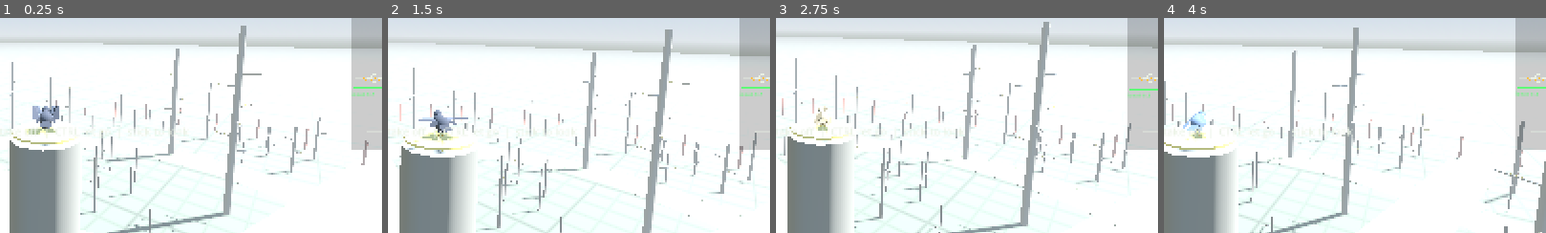
Above: before the commit, frames 1-4 (left to right).
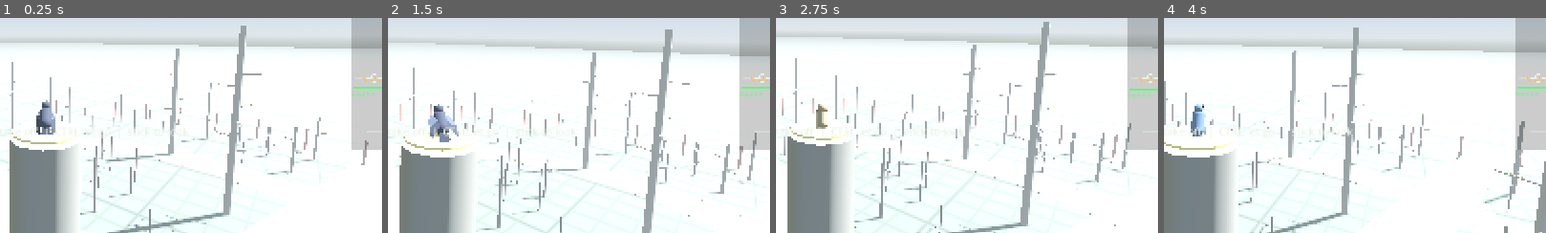
Above: after the commit, the same moments.

Repository: afaucher/flap
Game: Godot game, scene res://scenes/boot.tscn
The game is run twice, just before and just after one commit, with the same random seed, the same clock (stepped at 60 frames per second) and the same inputs.
Inputs (mouse positions are % of the whole screen's width and height, from its top left):
- Up to frame 1 (0.25 s): no input
- Up to frame 2 (1.5 s): tap Enter at 0.5 s; move the mouse to (72, 45) at 0.52 s; hold Space (flap) 0.53-1.28 s; click (72, 45) at 0.67 s; move the mouse to (45, 50) at 1.27 s; tap 1 (bird_1) at 1.35 s
- Up to frame 3 (2.75 s): tap Space (flap) at 1.52, 1.55, 1.82 s; move the mouse to (52, 48) at 2.02 s; hold Space (flap) from 2.03 s (still down); tap 2 (bird_2) at 2.1 s
- Up to frame 4 (4 s): move the mouse to (49, 52) at 2.77 s; release Space (flap) at 2.78 s; tap 3 (bird_3) at 2.85 s; tap Space (flap) at 3.02, 3.05, 3.32 s; move the mouse to (57, 51) at 3.52 s; hold Space (flap) from 3.53 s (still down); tap 4 (bird_4) at 3.6 s
The pictures show only the part of the screen within x 44-94%, y 36-86%; the shares and areas given below are measured in that part.

The runs differ from the first frame. In frame 1, 0.7% of the frame differs, in the area x 7-16%, y 39-60%; in frame 2, 0.8%, in the area x 5-21%, y 40-64%; in frame 3, 0.3%; in frame 4, 0.5%.

Commit message:
Species perch posture and a Z-fold that lies on the flank
Sitting birds pitch per species (BirdRig.POSE: crow 35, hawk 60, falcon 65,
owl 72, sparrow 25 deg; tail angle per species). The folded wing is placed
as a Z on the side of the body: humerus back to an elbow on the flank,
forearm forward to the wrist at the front of the breast, hand back. The old
IK pole lifted the elbow 0.1-0.26 body lengths above the back, so the wings
stood up like a raised V and looked detached. test_bird_rig now checks every
folded joint and feather base lies on the body capsule. A/B sheets in
docs/images (pose_side, fold_front).

Co-Authored-By: Claude Opus 5.5 <noreply@anthropic.com>

Diff:
--- a/scripts/app/rig_gallery.gd
+++ b/scripts/app/rig_gallery.gd
@@ -21,6 +21,7 @@
 	var view := Boot.arg_value(args, "--view")
 	var only := Boot.arg_value(args, "--only")
 	BirdRig.plain_feathers = not args.has("--feather-shader")
+	BirdRig.flat_perch = args.has("--flat-perch")
 	var sun_arg := Boot.arg_value(args, "--sun")
 	var time_arg := Boot.arg_value(args, "--time")
 	if time_arg != "":
@@ -118,13 +119,18 @@
 				r.flap = deg_to_rad(10.0 + 45.0 * cos(ph * TAU))
 				r.hand_lift = 50.0 * sin((ph - 0.5) * TAU) if ph > 0.5 else 0.0
 			"folded":
+				# Perched: the species' posture, tail at its angle, feet gripping a branch under the body.
+				var pose: Dictionary = BirdRig.POSE.get(r.profile.id, BirdRig.POSE["crow"])
+				r.rotation_degrees.x = 0.0 if BirdRig.flat_perch else float(pose.perch_pitch)
 				r.fold = 1.0
 				r.flap = deg_to_rad(-10.0)
 				r.slot = 0.0
 				r.tail_spread = 0.0
+				r.tail_pitch = deg_to_rad(float(pose.tail_down)) if not BirdRig.flat_perch else 0.15
 				r.toe_grip = 1.0
 				for i in 2:
-					r.foot_targets[i] = r._hip[i] + Vector3(BirdRig.SIDES[i] * 0.0, -r._L * 0.3, 0.0)
+					var grip_world := r.position + Vector3(BirdRig.SIDES[i] * r._L * 0.04, -r._L * 0.35, 0.0)
+					r.foot_targets[i] = r.transform.affine_inverse() * grip_world
 			"flare":
 				r.flap = deg_to_rad(25.0)
 				r.sweep = 12.0
--- a/scripts/bird/bird.gd
+++ b/scripts/bird/bird.gd
@@ -45,7 +45,8 @@
 var candidate_grip := Vector3.ZERO   ## the candidate's grip point nearest the bird
 var perch_grip := Vector3.ZERO       ## where the feet hold on (landing on / sitting on `perch`)
 var _land_facing := Vector3.FORWARD
-var sit_pitch_deg := 0.0             ## body pitch when perched (+ = upright); set per species
+var sit_pitch_deg := 0.0             ## body pitch when perched (+ = upright); per species (BirdRig.POSE)
+var ground_pitch_deg := 0.0          ## ... and standing on the ground
 var perch_assist := 0.6        ## 0..1: auto-flare and a gentle pull toward a perch in the last few metres
 var bonks := 0
 var stun := 0.0
@@ -85,6 +86,9 @@
 	rig = BirdRig.new()
 	rig.build(p)
 	add_child(rig)
+	var pose: Dictionary = BirdRig.POSE.get(p.id, BirdRig.POSE["crow"])
+	sit_pitch_deg = pose.perch_pitch
+	ground_pitch_deg = pose.ground_pitch
 
 
 ## Put the bird on a perch (spawn, respawn).
@@ -97,7 +101,7 @@
 	model.velocity = Vector3.ZERO
 	facing = p.facing
 	look_pitch = 0.0
-	global_basis = Basis.looking_at(facing, Vector3.UP)
+	global_basis = _sit_basis()
 	reset_physics_interpolation()
 
 
@@ -251,7 +255,7 @@
 		fwd.y = 0.0
 	facing = fwd.normalized() if fwd.length() > 0.01 else Vector3.FORWARD
 	look_pitch = 0.0
-	global_basis = Basis.looking_at(facing, Vector3.UP)
+	global_basis = _sit_basis()
 
 
 # --- Landing on a perch --------------------------------------------------------------------------
@@ -294,6 +298,13 @@
 		perched.emit(perch)
 
 
+## A sitting bird's body: facing `facing`, pitched up to its species' posture (upright raptors and owls,
+## level-ish crows and sparrows; a little more level on the ground).
+func _sit_basis() -> Basis:
+	var pitch := sit_pitch_deg if state == State.PERCHED or state == State.LANDING else ground_pitch_deg
+	return (Basis.looking_at(facing, Vector3.UP) * Basis(Vector3.RIGHT, deg_to_rad(pitch))).orthonormalized()
+
+
 ## The body through a landing: from the flight attitude it turns toward the landing facing and pitches up
 ## into the flare (peaking about two-thirds of the way), then settles to the perched posture.
 func _landing_basis(s: float) -> Basis:
@@ -315,7 +326,7 @@
 	# Look around: the stick turns the bird (and so where it will leave toward) and tilts its gaze.
 	facing = facing.rotated(Vector3.UP, -deg_to_rad(TURN_RATE) * inp.stick.x * dt).normalized()
 	look_pitch = lerpf(look_pitch, clampf(inp.stick.y, -1.0, 1.0), 1.0 - exp(-6.0 * dt))
-	global_basis = Basis.looking_at(facing, Vector3.UP)
+	global_basis = _sit_basis()
 	if state == State.PERCHED:
 		if inp.flap_pressed or inp.catch_pressed:
 			_leave_perch(inp.flap_pressed)
--- a/scripts/bird/bird_rig.gd
+++ b/scripts/bird/bird_rig.gd
@@ -25,6 +25,17 @@
 const EMARG_PROFILE := [[0.0, 0.12], [0.05, 0.55], [0.2, 0.9], [0.45, 1.0], [0.55, 0.75], [0.62, 0.45], [0.9, 0.42], [0.97, 0.3], [1.0, 0.08]]
 const TAIL_WIDTH := 0.2   ## rectrix width / length (a hawk's ~22 cm tail feather is ~4.5 cm wide)
 const TAIL_FAN_MAX := 100.0   ## deg, full tail spread
+## Sitting posture per species (docs/research/body_poses_and_folded_wings.md; the angles are estimates to
+## tune against photos): body pitch when perched and on the ground (+ = upright), and how far the tail bends
+## down from the body line. Raptors and owls sit upright with the tail in line; crows and sparrows sit
+## more level with the tail angled down.
+const POSE := {
+	"sparrow": {"perch_pitch": 25.0, "ground_pitch": 10.0, "tail_down": 15.0},
+	"crow": {"perch_pitch": 35.0, "ground_pitch": 10.0, "tail_down": 20.0},
+	"hawk": {"perch_pitch": 60.0, "ground_pitch": 30.0, "tail_down": 5.0},
+	"falcon": {"perch_pitch": 65.0, "ground_pitch": 35.0, "tail_down": 5.0},
+	"owl": {"perch_pitch": 72.0, "ground_pitch": 45.0, "tail_down": 5.0},
+}
 const CAMBER := 0.03   ## feather arch height, as a share of its length
 const FEATHER_SHADER := preload("res://scripts/bird/feather.gdshader")
 ## Per-species feather look (docs/research/feather_rendering.md): glossy iridescent crow, matte barred soft
@@ -62,9 +73,11 @@
 var leg_joints: Array = [[], []]      ## per side: [hip, ankle, foot]
 var head_basis := Basis()
 var fold_anchor: Array[Vector3] = [Vector3.ZERO, Vector3.ZERO]
+var fold_elbow: Array[Vector3] = [Vector3.ZERO, Vector3.ZERO]   ## folded elbow, on the flank
 ## Flat-colour feathers (the default). The feather shader (feather.gdshader) is parked: set this false to
 ## try it (rig gallery: --feather-shader). docs/research/feather_rendering.md has its status.
 static var plain_feathers := true
+static var flat_perch := false   ## rig gallery: the old level perched pose (before/after comparisons)
 var feather_material: ShaderMaterial
 var feather_xforms: Array[Transform3D] = []
 var feather_kinds: PackedInt32Array = []      ## WingShape.Kind per feather_xforms entry (6 = tail); tests   ## every feather this tick (the MultiMeshes' copy; tests, debug)
@@ -103,14 +116,18 @@
 	_hip = [Vector3(-_L * 0.06, -_L * 0.06, _L * 0.02), Vector3(_L * 0.06, -_L * 0.06, _L * 0.02)]
 	_head_pos = Vector3(0.0, _L * 0.1, -_L * 0.3)
 	_tail_base = Vector3(0.0, _L * 0.02, _L * 0.24)
-	# The fold anchor: beside and a little behind and below the shoulder, at least as far from it as the arm
-	# bones can fold to (|humerus - forearm|), so the IK always reaches it.
+	# The folded wing is a Z lying flat on the flank (research: a panel inside the body outline, never above
+	# the back): the humerus runs back from the shoulder, the elbow tucked against the flank; the forearm runs
+	# forward to the wrist -- the bend of the wing -- at the front of the breast; the hand runs back again.
+	# Both are placed on the side of the body; the fold IK targets the wrist and bends toward the elbow.
 	var l := shape.bone_lengths()
-	var reach := maxf(absf(l[0] - l[1]) * 1.4, _L * 0.08)
 	for i in 2:
 		var s: float = SIDES[i]
 		var sh := Vector3(s * shape.shoulder.x, _sh_up, shape.shoulder.y)
-		fold_anchor[i] = sh + Vector3(s * 0.35, -0.3, 0.6).normalized() * reach
+		var elbow := sh + Vector3(0.0, -0.25, 1.0).normalized() * l[0]
+		var front := sh + Vector3(0.0, -_L * 0.06, -_L * 0.1)
+		fold_elbow[i] = elbow
+		fold_anchor[i] = elbow + (front - elbow).normalized() * l[1]
 		foot_targets[i] = _tucked_foot(i)
 	var tint := _tint(p.id)
 	_colors = {
@@ -401,7 +418,7 @@
 	slot = lerpf(slot, (1.0 - fold) * maxf(slow, flare), ks)
 	var spread_t: float = 0.15 + 0.5 * absf(float(t.bank)) / maxf(float(t.max_bank), 0.1) + 0.6 * slow + flare
 	tail_spread = lerpf(tail_spread, 0.0 if sitting else clampf(spread_t, 0.0, 1.0), ks)
-	tail_pitch = lerpf(tail_pitch, 0.6 * flare if not sitting else 0.15, ks)
+	tail_pitch = lerpf(tail_pitch, 0.6 * flare if not sitting else deg_to_rad(float(POSE.get(profile.id, POSE["crow"]).tail_down)), ks)
 	tail_twist = lerpf(tail_twist, -float(t.bank) * 0.25 if not sitting else 0.0, ks)
 	# Airflow on the feathers: a little always, more with speed, almost none perched.
 	var air := 0.04 if sitting else 0.15 + 0.6 * clampf((speed - float(t.v_best) * 0.5) / (float(t.v_best) * 1.5), 0.0, 1.0)
@@ -508,13 +525,19 @@
 			hd_fk = wr_fk + back.rotated(fore_axis, s * deg_to_rad(hand_lift) * 0.7)
 		# Fold IK: the wrist heads for the flank anchor as the wing folds; the elbow bends toward its FK place.
 		var target := wr_fk.lerp(fold_anchor[i], ik_w)
-		var elbow := two_bone(sh, target, lengths[0], lengths[1], el_fk)
+		# Folded, the elbow lies back along the flank, not raised above the back.
+		var pole := el_fk.lerp(fold_elbow[i], ik_w)
+		var elbow := two_bone(sh, target, lengths[0], lengths[1], pole)
 		var wrist := chain_end(elbow, target, lengths[1])
 		var hand := wrist + (hd_fk - wr_fk)
 		wing_joints[i] = [sh, elbow, wrist, hand]
 		var hand_n := arm_n
 		if absf(hand_lift) > 1e-3:
 			hand_n = arm_n.rotated((wr_fk - el_fk).normalized(), s * deg_to_rad(hand_lift) * 0.7)
+		# Folding, the wing becomes a panel against the side of the body: its surface turns to face outward.
+		var side_n := Vector3(s, 0.2, 0.0).normalized()
+		arm_n = arm_n.slerp(side_n, ik_w).normalized()
+		hand_n = hand_n.slerp(side_n, ik_w).normalized()
 		var segs := [[sh, elbow, arm_n], [elbow, wrist, arm_n], [wrist, hand, hand_n]]
 		for f in defs:
 			var seg: Array = segs[int(f.bone)]
@@ -530,8 +553,13 @@
 			var d := (u * cos(rel) + aft * sin(rel)).normalized()
 			# Folding, the IK swings the arm bones well away from their FK angles; the feathers instead blend
 			# toward their designed folded direction (aft along the body), so the folded wing lies flat.
-			if ik_w > 0.0 and int(f.bone) != WingShape.Bone.HAND:
-				d = d.slerp(_fk_feather_dir(i, f, fold), ik_w).normalized()
+			if ik_w > 0.0:
+				# Folded, every feather lies along the side of the body: aft, angled a few degrees down and in,
+				# so the primaries cross over the tail instead of fanning out in a "V" above the back.
+				var folded_dir := Vector3(-s * 0.05, -0.1, 1.0).normalized()
+				if int(f.bone) != WingShape.Bone.HAND:
+					d = d.slerp(_fk_feather_dir(i, f, fold), ik_w).normalized()
+				d = d.slerp(folded_dir, ik_w * ik_w).normalized()
 			var base: Vector3 = a.lerp(b, f.t) + n * (float(f.layer) * unit)
 			if f.kind == WingShape.Kind.ALULA:
 				base += n * _L * 0.02 * alula
--- a/tests/test_bird_rig.gd
+++ b/tests/test_bird_rig.gd
@@ -40,6 +40,16 @@
 		_pose(rig, 0.0, 1.0, 0.0, 0.0)
 		for i in 2:
 			check(rig.wing_joints[i][2].distance_to(rig.fold_anchor[i]) < 1e-3, p.id + " folded wrist on its flank anchor")
+			# The folded wing lies on the body: every joint on the capsule's surface, the elbow aft of the
+			# shoulder and the wrist forward of it (a Z-fold, not a "V" raised above the back).
+			for k in 4:
+				var gap := _body_gap(rig.wing_joints[i][k], p.body_length)
+				check(absf(gap) < p.body_length * 0.05, "%s folded joint %d on the body (gap %.2f L)" % [p.id, k, gap / p.body_length])
+			check(rig.wing_joints[i][1].z > rig.wing_joints[i][0].z, p.id + " folded elbow aft of the shoulder")
+			check(rig.wing_joints[i][2].z < rig.wing_joints[i][0].z, p.id + " folded wrist forward of the shoulder")
+		for xf in rig.feather_xforms.slice(0, rig.feather_xforms.size() - BirdRig.TAIL_FEATHERS):
+			var gap := _body_gap((xf as Transform3D).origin, p.body_length)
+			check(gap < p.body_length * 0.08, "%s folded feather base on the body (gap %.2f L)" % [p.id, gap / p.body_length])
 		check(_tip_x(rig, 1.0) < half * 0.5, "%s folded feathers stay near the body (%.2f of %.2f)" % [p.id, _tip_x(rig, 1.0), half])
 		# Skeleton mirrors the solve.
 		var fr := rig.skeleton.find_bone("forearm.R")
@@ -149,6 +159,12 @@
 	return worst
 
 
+## Distance of a rig-space point outside the body capsule (radius 0.15 L along Z, 0.62 L long); - = inside.
+func _body_gap(pt: Vector3, length: float) -> float:
+	var half := length * (0.31 - 0.15)
+	return pt.distance_to(Vector3(0.0, 0.0, clampf(pt.z, -half, half))) - length * 0.15
+
+
 ## The furthest feather tip on one side (x * side), from the rig's feather transforms.
 func _tip_x(rig: BirdRig, side: float) -> float:
 	var m := 0.0
Binary file added: docs/images/fold_front_before_after.png
Not shown, added: docs/images/fold_front_before_after.png.import
Binary file added: docs/images/pose_side_before_after.png
Not shown, added: docs/images/pose_side_before_after.png.import
Not shown, added: tests/probe_fold.gd.uid
Not shown, added: docs/research/plumage_coloring.md
